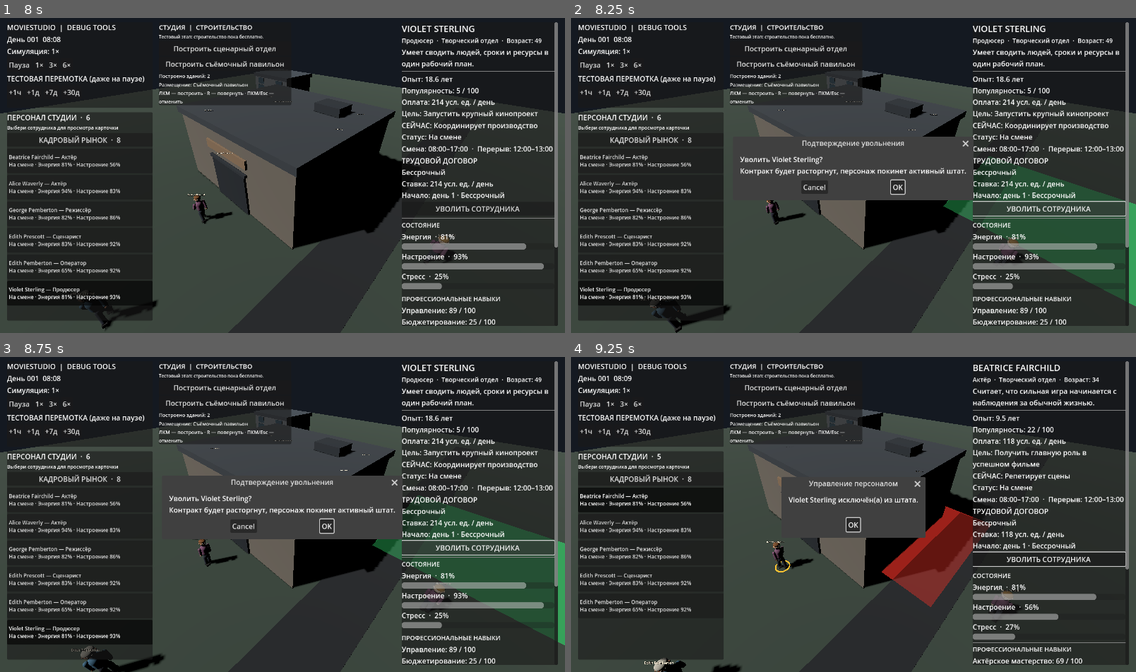
Above: before the commit, frames 1-4 (two rows, left to right).
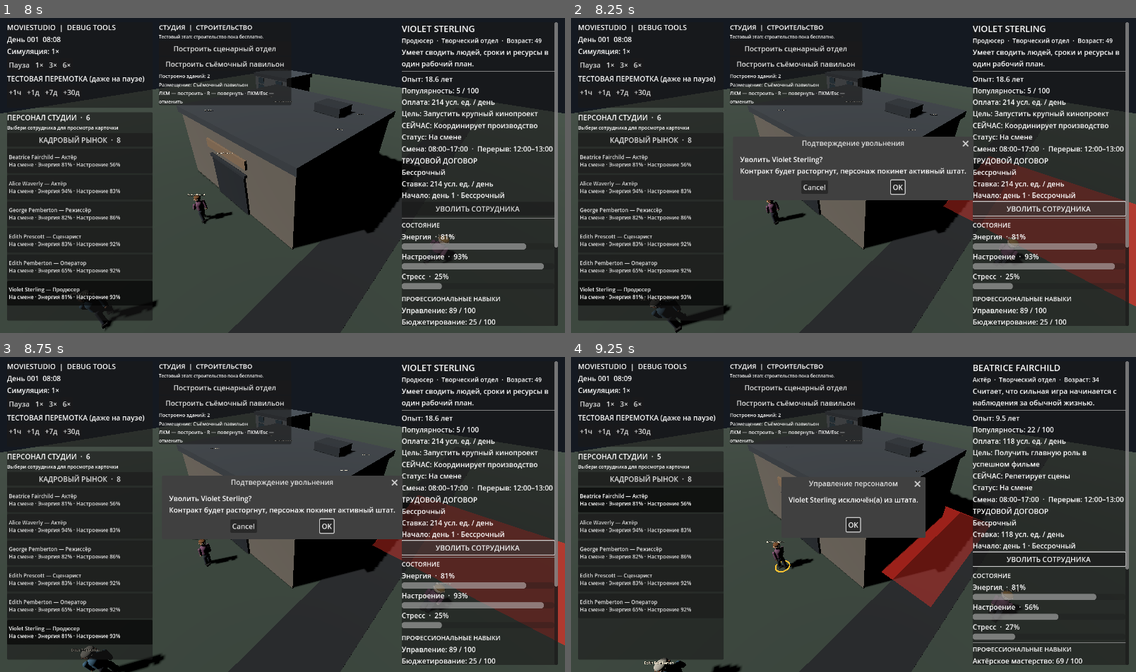
Above: after the commit, the same moments.

Repository: Teft3lb/MovieStudio
Game: Godot game, scene res://scenes/main.tscn
Two runs of this game, one before a commit and one after it. Both use one fixed random seed, a clock stepped at 60 frames per second and the inputs below.
Inputs:
- Up to frame 1 (8 s): click "Построить сценарный отдел" at 0.5 s; click "Построить съёмочный павильон" at 1.25 s; click "КАДРОВЫЙ РЫНОК · 8" at 2 s; click "Beatrice Fairchild — Актёр На…" at 2.75 s; click "Alice Waverly — Актёр На смен…" at 3.5 s; click "George Pemberton — Режиссёр Н…" at 4.25 s; click "Edith Prescott — Сценарист На…" at 5 s; click "Edith Pemberton — Оператор На…" at 5.75 s; click "Violet Sterling — Продюсер На…" at 6.5 s; click "Закрыть" at 7.25 s
- Up to frame 2 (8.25 s): click "УВОЛИТЬ СОТРУДНИКА" at 8 s
- Up to frame 3 (8.75 s): no input
- Up to frame 4 (9.25 s): click "OK" at 8.75 s

Frame 1 is identical in both runs. In frame 2, 5.6% of the frame differs, in the area x 65-100%, y 43-92%; in frame 3, 5.6%; in frame 4, nothing differs.

Commit message:
feat: reserve access road from building placement

Diff:
--- a/scripts/domain/studio/studio_building_placement_rules.gd
+++ b/scripts/domain/studio/studio_building_placement_rules.gd
@@ -7,6 +7,9 @@
 
 const MIN_BUILDING_GAP: float = 1.5
 const DEFAULT_PLOT_HALF_SIZE: float = 48.0
+const ROAD_CENTER_X: float = 10.0
+const ROAD_HALF_WIDTH: float = 2.0
+const ROAD_CLEARANCE: float = 1.0
 
 
 static func get_footprint(building_type_id: String, rotation_degrees: float = 0.0) -> Vector2:
@@ -40,6 +43,14 @@
 	):
 		return {"valid": false, "reason": "Здание выходит за границы территории."}
 
+	var road_clearance_x: float = half_width + ROAD_HALF_WIDTH + ROAD_CLEARANCE
+	var road_clearance_z: float = half_depth + plot_half_size * 0.84
+	if (
+		absf(world_position.x - ROAD_CENTER_X) < road_clearance_x
+		and absf(world_position.z) < road_clearance_z
+	):
+		return {"valid": false, "reason": "Нельзя размещать здание на проезжей части или вплотную к ней."}
+
 	for existing_building in existing_buildings:
 		if existing_building == null:
 			continue
